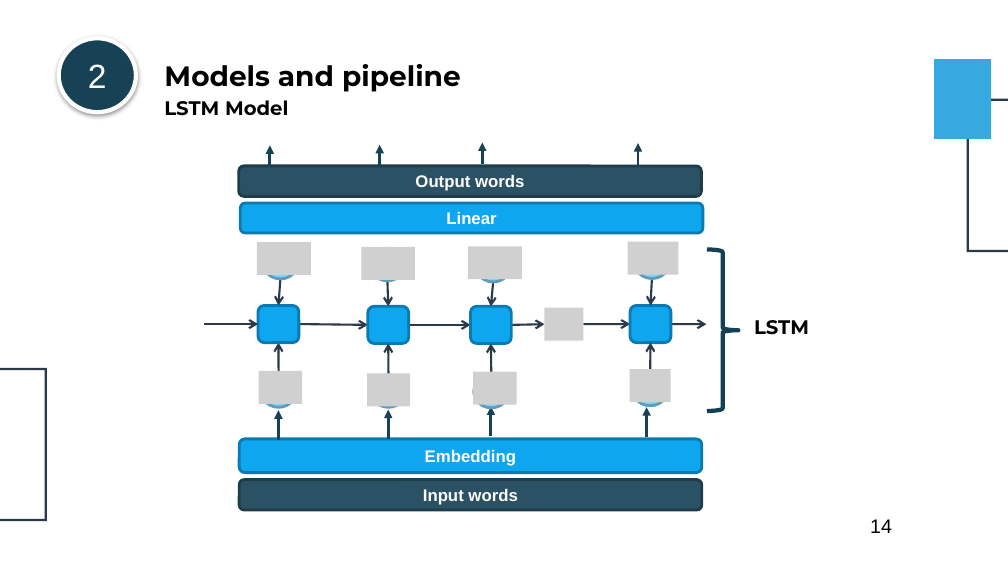
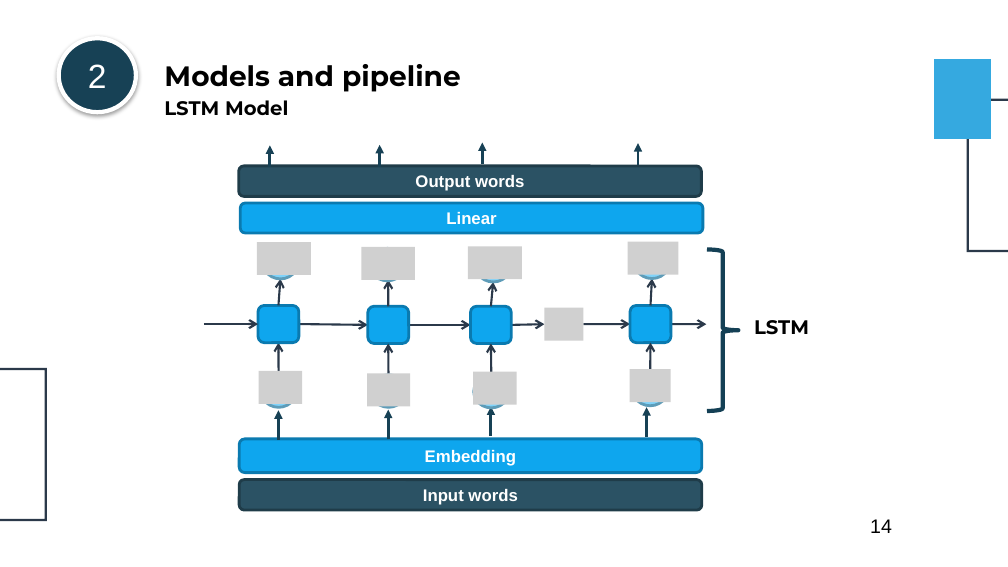
Before and after one commit to VNOpenAI/ai-doctor, a slide deck: slide 14 of static/slides/vnopenai-vn-accent.pptx. Drawn at 1008x567 pixels with LibreOffice and Linux fonts; fonts in the diff are those of the drawing; grey boxes stand for pictures. Boxes give left, top, right and bottom in pixels: in the first picture for what was removed or moved away, otherwise in the second. Text is boxed around its words. In the diff, an @@ line names an element or a change of style, - is before the commit and + after.

```diff
--- a/static/slides/vnopenai-vn-accent.pptx
+++ b/static/slides/vnopenai-vn-accent.pptx
@@ 4 arrows: place and size @@
-4 arrows at (278,278,652,306)
+4 arrows at (278,278,652,306)
```
Also in this commit, not shown: 1 other slide changed, 2 other files.
